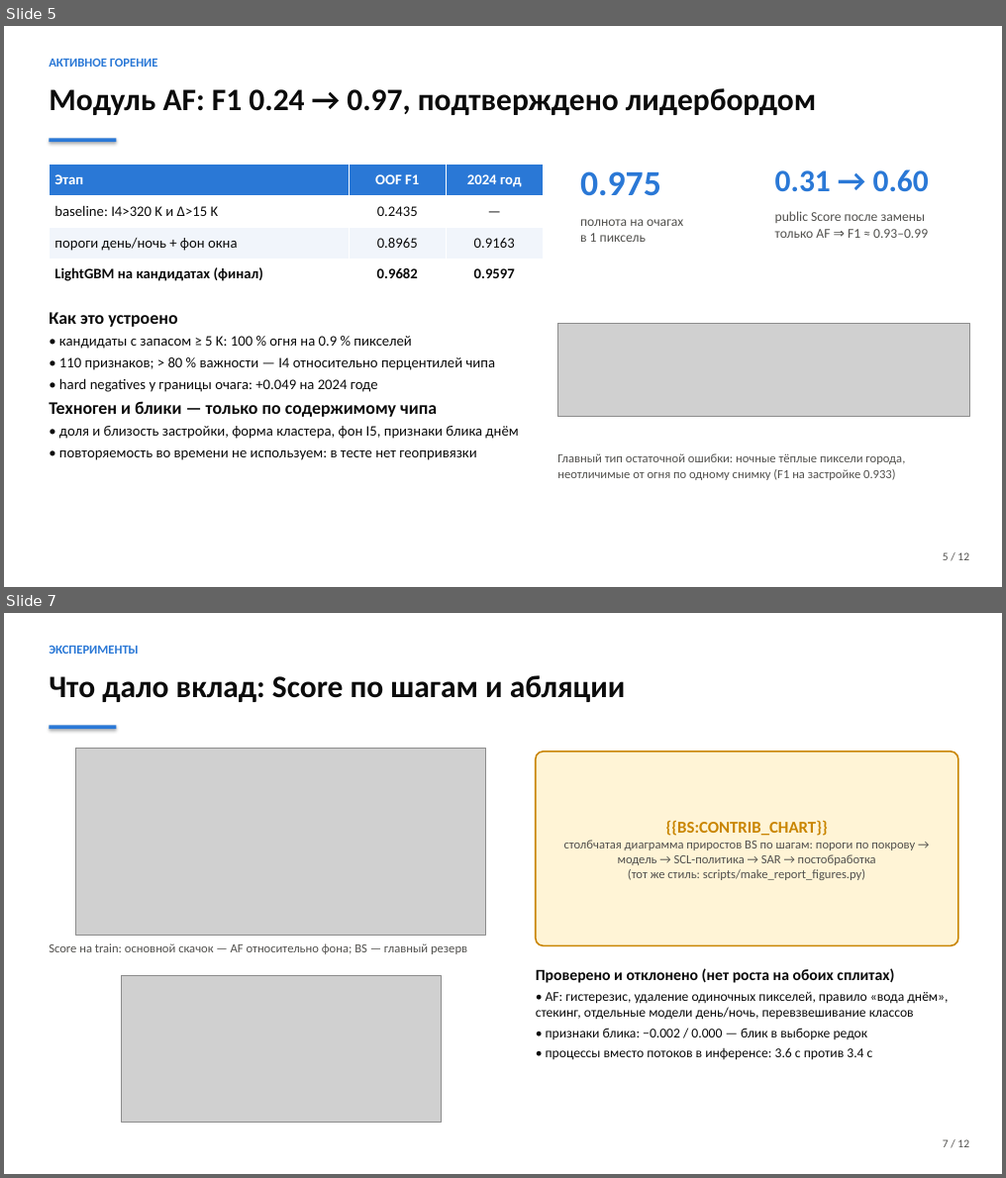
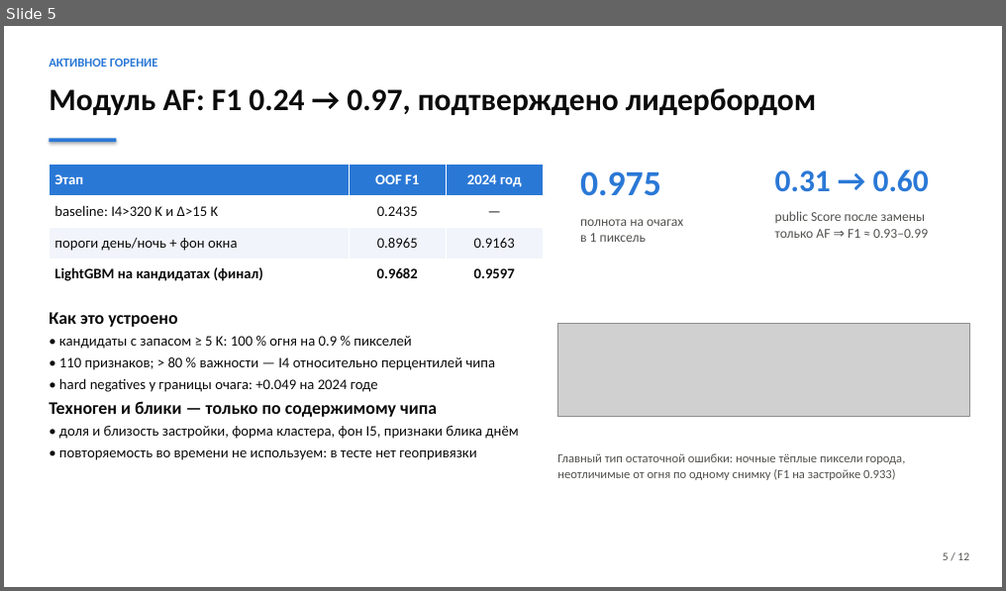
Before and after one commit to shttrkk/kosmowinsamarkand, a slide deck: presentation/deck.pptx. Shown one above the other, each under a label of ours: slides 5 and 7 before the commit, slide 5 after it; the slides between them are not shown. The pictures are 1006x1178 and 1006x591 pixels, drawn with LibreOffice and Linux fonts; fonts in the diff are those of the drawing; grey boxes stand for pictures. Boxes give left, top, right and bottom in pixels: in the first picture for what was removed or moved away, otherwise in the second. Text is boxed around its words. In the diff, an @@ line names an element or a change of style, - is before the commit and + after.

Commit message:
report: v2 final numbers, handoff pack

```diff
--- a/presentation/deck.pptx
+++ b/presentation/deck.pptx
@@ slide 7 removed at [4,613,1002,1174], background #FFFFFF @@
@@ text removed at [49,645,138,654] @@
-ЭКСПЕРИМЕНТЫ
@@ text removed at [49,675,626,702] @@
-Что дало вклад: Score по шагам и абляции
@@ rectangle removed at [49,725,116,729] @@
@@ picture removed at [76,748,486,935] @@
@@ rounded rectangle removed at [536,752,958,947] @@
-{{BS:CONTRIB_CHART}}
-столбчатая диаграмма приростов BS по шагам: пороги по покрову → модель → SCL-политика → SAR → постобработка
-(тот же стиль: scripts/make_report_figures.py)
@@ text removed at [49,944,467,955] @@
-Score на train: основной скачок — AF относительно фона; BS — главный резерв
@@ text removed at [536,968,947,1060] @@
-Проверено и отклонено (нет роста на обоих сплитах)
-• AF: гистерезис, удаление одиночных пикселей, правило «вода днём», стекинг, отдельные модели день/ночь, перевзвешивание классов
-• признаки блика: −0.002 / 0.000 — блик в выборке редок
-• процессы вместо потоков в инференсе: 3.6 с против 3.4 с
@@ picture removed at [121,976,441,1122] @@
@@ text removed at [943,1140,969,1148] @@
-7 / 12
```
Also in this commit, not shown: 6 slides changed, 2 slides added, 1 other slide removed, 28 other files.
